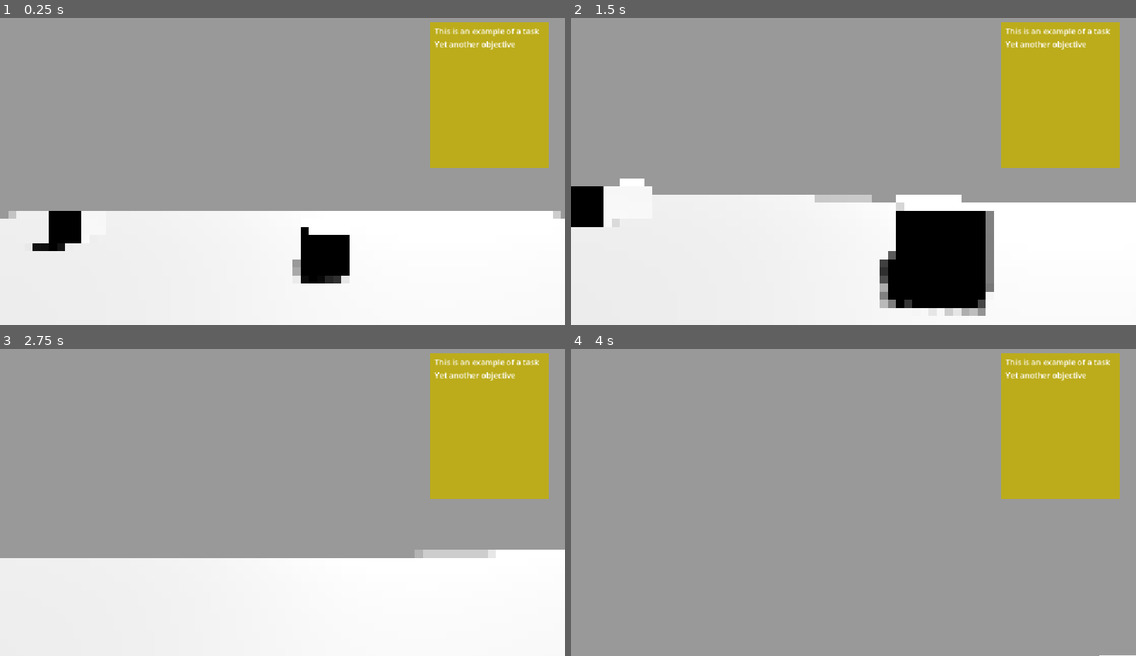
Above: before the commit, frames 1-4 (two rows, left to right).
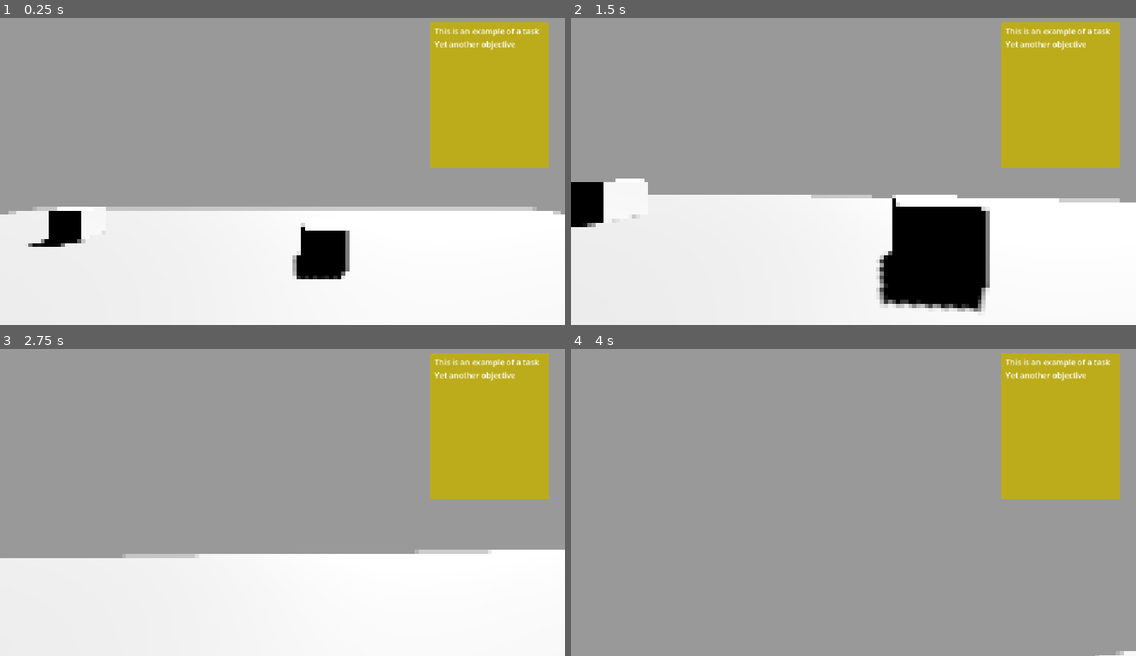
Above: after the commit, the same moments.

Repository: MichaelRRyan/gmtk-2026-countdown
Game: Godot game, scene res://Levels/Maicon/maicon_test_level.tscn
The game is run twice, just before and just after one commit, with the same random seed, the same clock (stepped at 60 frames per second) and the same inputs. This scene is started directly instead of the project's main scene.
Inputs (mouse positions are in pixels of both pictures, inside the frame that each line leads up to):
- Up to frame 1 (0.25 s): no input
- Up to frame 2 (1.5 s): move the mouse to (881, 165) at 0.52 s; press the mouse at (881, 165) at 0.53 s; hold W (move_forward) from 0.53 s (still down); tap Space (jump) at 0.77 s; move the mouse to (825, 168) at 1.27 s; release the mouse at (825, 168) at 1.28 s; click (825, 168) at 1.35 s
- Up to frame 3 (2.75 s): keep holding W (move_forward); tap Space (jump) at 1.52 s; move the mouse to (293, 493) at 2.02 s; press the mouse at (293, 493) at 2.03 s
- Up to frame 4 (4 s): keep holding W (move_forward); move the mouse to (847, 502) at 2.77 s; release the mouse at (847, 502) at 2.78 s; click (847, 502) at 2.85 s; tap Space (jump) at 3.02, 3.77 s; move the mouse to (893, 502) at 3.52 s; press the mouse at (893, 502) at 3.53 s

The runs differ from the first frame. In frame 1, 1.8% of the frame differs, in the area x 0-100%, y 61-87%; in frame 2, 2.0%, in the area x 0-98%, y 52-98%; in frame 3, 0.9%; in frame 4, less than 0.1%.

Commit message:
Start touch controls and set pixel to 4

Diff:
--- a/Levels/Maicon/maicon_test_level.tscn
+++ b/Levels/Maicon/maicon_test_level.tscn
@@ -2,10 +2,11 @@
 
 [ext_resource type="Shader" uid="uid://csm131yyan6g7" path="res://Levels/Maicon/pixelate_shader.gdshader" id="1_k2kyv"]
 [ext_resource type="PackedScene" uid="uid://nkpdr2fcalgu" path="res://Levels/Vlad/vlads_test_level.tscn" id="2_71mw4"]
+[ext_resource type="PackedScene" uid="uid://40x0fy46s2gq" path="res://Levels/Maicon/touch_controls.tscn" id="2_tlts2"]
 
 [sub_resource type="ShaderMaterial" id="ShaderMaterial_ekkj2"]
 shader = ExtResource("1_k2kyv")
-shader_parameter/Pixel_Size = 8.0
+shader_parameter/Pixel_Size = 4.000000142499999
 
 [node name="MaiconTestLevel" type="Node3D" unique_id=120340619]
 
@@ -26,4 +27,8 @@
 grow_horizontal = 2
 grow_vertical = 2
 
+[node name="TouchControls" parent="Control" unique_id=539810959 instance=ExtResource("2_tlts2")]
+visible = false
+layout_mode = 0
+
 [node name="VladsTestLevel" parent="." unique_id=1965605186 instance=ExtResource("2_71mw4")]
--- /dev/null
+++ b/Levels/Maicon/touch_controls.gd
@@ -0,0 +1,18 @@
+extends Control
+
+# Called when the node enters the scene tree for the first time.
+func _ready() -> void:
+	pass # Replace with function body.
+
+
+# Called every frame. 'delta' is the elapsed time since the previous frame.
+func _process(_delta: float) -> void:
+	pass
+
+
+func _on_virtual_joystick_pressed() -> void:
+	pass # Replace with function body.
+
+
+func _on_virtual_joystick_released(_input_vector: Vector2) -> void:
+	pass # Replace with function body.
--- /dev/null
+++ b/Levels/Maicon/touch_controls.tscn
@@ -0,0 +1,43 @@
+[gd_scene format=3 uid="uid://40x0fy46s2gq"]
+
+[ext_resource type="Script" uid="uid://ddmlf6waht0wi" path="res://Levels/Maicon/touch_controls.gd" id="1_rctqb"]
+
+[node name="TouchControls" type="Control" unique_id=539810959]
+layout_mode = 3
+anchors_preset = 0
+offset_right = 40.0
+offset_bottom = 40.0
+script = ExtResource("1_rctqb")
+
+[node name="VirtualJoystick" type="VirtualJoystick" parent="." unique_id=1454822441]
+layout_mode = 1
+anchors_preset = -1
+anchor_left = 0.111
+anchor_top = 0.856
+anchor_right = 0.111
+anchor_bottom = 0.856
+offset_left = 123.432
+offset_top = 480.833
+offset_right = 163.432
+offset_bottom = 520.833
+grow_vertical = 0
+joystick_mode = 1
+joystick_size = 150.0
+
+[node name="Button" type="Button" parent="." unique_id=1093629419]
+layout_mode = 1
+anchors_preset = -1
+anchor_left = 0.822
+anchor_top = 0.789
+anchor_right = 0.922
+anchor_bottom = 0.911
+offset_left = 895.064
+offset_top = 448.71198
+offset_right = 1021.12
+offset_bottom = 554.56
+grow_horizontal = 0
+grow_vertical = 0
+text = "A"
+
+[connection signal="pressed" from="VirtualJoystick" to="." method="_on_virtual_joystick_pressed"]
+[connection signal="released" from="VirtualJoystick" to="." method="_on_virtual_joystick_released"]
Not shown, added: Levels/Maicon/touch_controls.gd.uid
